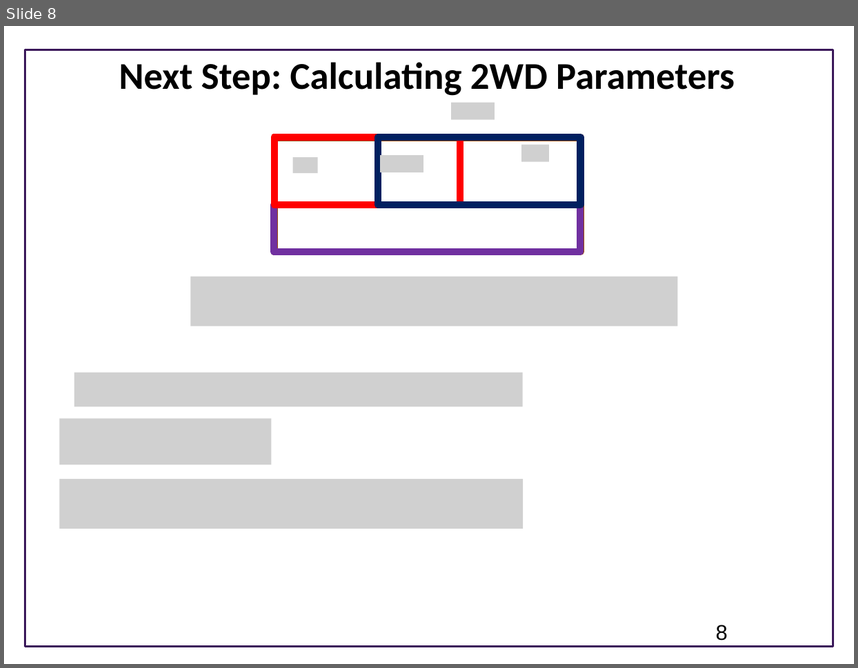
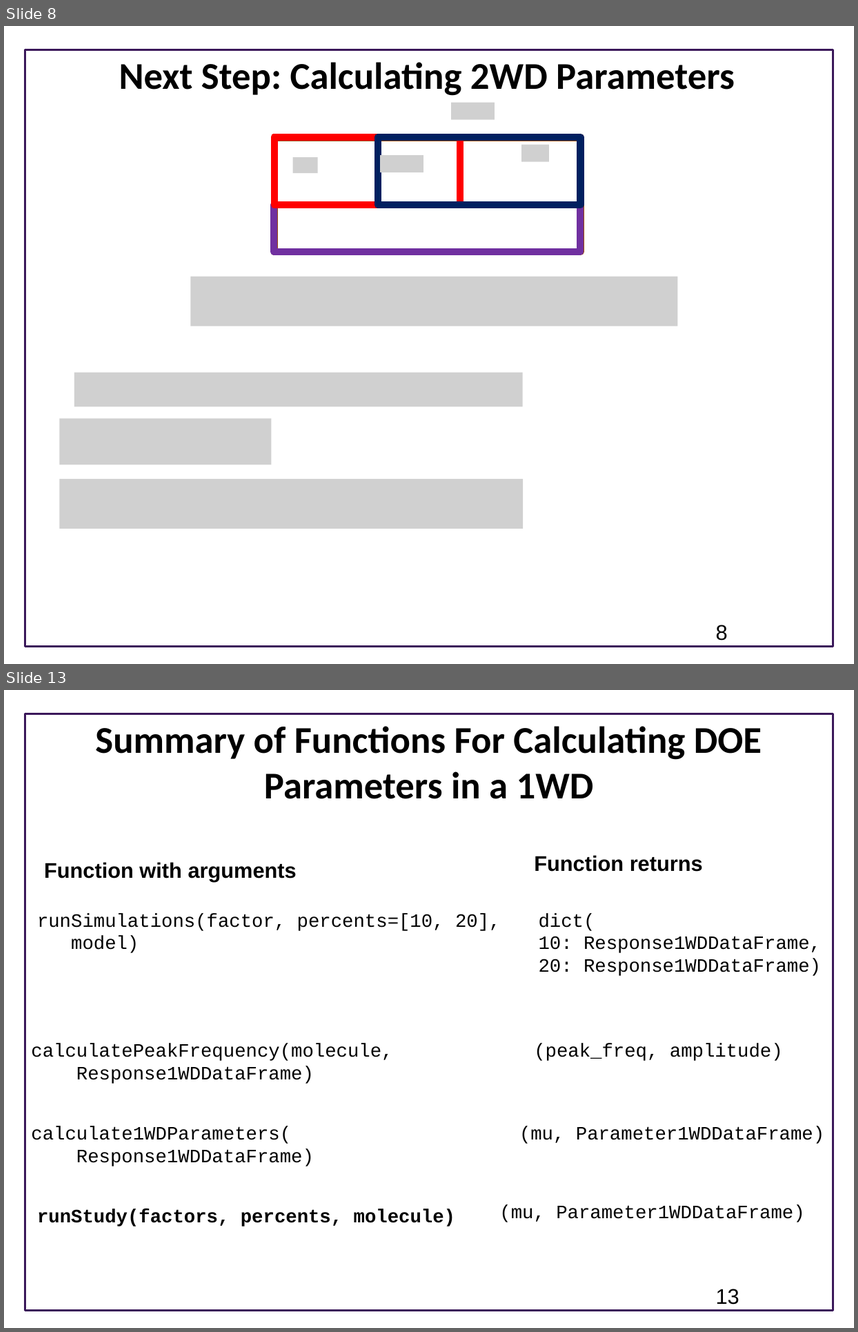
Before and after one commit to ModelEngineering/BIOEN-437, a slide deck: Lectures/Design-Of-Experiments/doe_programming.pptx. Shown one above the other, each under a label of ours: slide 8 before the commit, slides 8 and 13 after it; the slides between them are not shown. The pictures are 858x668 and 858x1332 pixels, drawn with LibreOffice and Linux fonts; fonts in the diff are those of the drawing; grey boxes stand for pictures; background and template pictures are left out. Boxes give left, top, right and bottom in pixels: in the first picture for what was removed or moved away, otherwise in the second. Text is boxed around its words. In the diff, an @@ line names an element or a change of style, - is before the commit and + after.

```diff
--- a/Lectures/Design-Of-Experiments/doe_programming.pptx
+++ b/Lectures/Design-Of-Experiments/doe_programming.pptx
@@ slide 13 added at (4, 690, 854, 1328), background #FFFFFF; not listed: 1 template element that a slide beside it also shows @@
@@ title added at (95, 726, 762, 799), 32 pt, text #000000, bold @@
+Summary of Functions For Calculating DOE Parameters in a 1WD
@@ text added at (534, 855, 703, 871), 18 pt, text #000000, bold @@
+Function returns
@@ text added at (44, 862, 297, 881), 18 pt, text #000000, bold @@
+Function with arguments
@@ text added at (37, 913, 501, 953), 16 pt, text #000000 @@
+runSimulations(factor, percents=[10, 20],
+model)
@@ text added at (539, 913, 821, 976), 16 pt, text #000000 @@
+dict(
+10: Response1WDDataFrame,
+20: Response1WDDataFrame)
@@ text added at (31, 1043, 392, 1083), 16 pt, text #000000 @@
+calculatePeakFrequency(molecule,
+Response1WDDataFrame)
@@ text added at (534, 1043, 783, 1061), 16 pt, text #000000 @@
+(peak_freq, amplitude)
@@ text added at (31, 1126, 314, 1166), 16 pt, text #000000 @@
+calculate1WDParameters(
+Response1WDDataFrame)
@@ text added at (519, 1126, 824, 1143), 16 pt, text #000000 @@
+(mu, Parameter1WDDataFrame)
@@ text added at (499, 1205, 804, 1222), 16 pt, text #000000 @@
+(mu, Parameter1WDDataFrame)
@@ text added at (37, 1209, 455, 1226), 16 pt, text #000000, bold @@
+runStudy(factors, percents, molecule)
@@ page number added at (716, 1288, 740, 1304), 18 pt, text #000000 @@
+13
```
Also in this commit, not shown: 1 slide changed, 7 other slides added, 1 slide removed, 7 other files.
